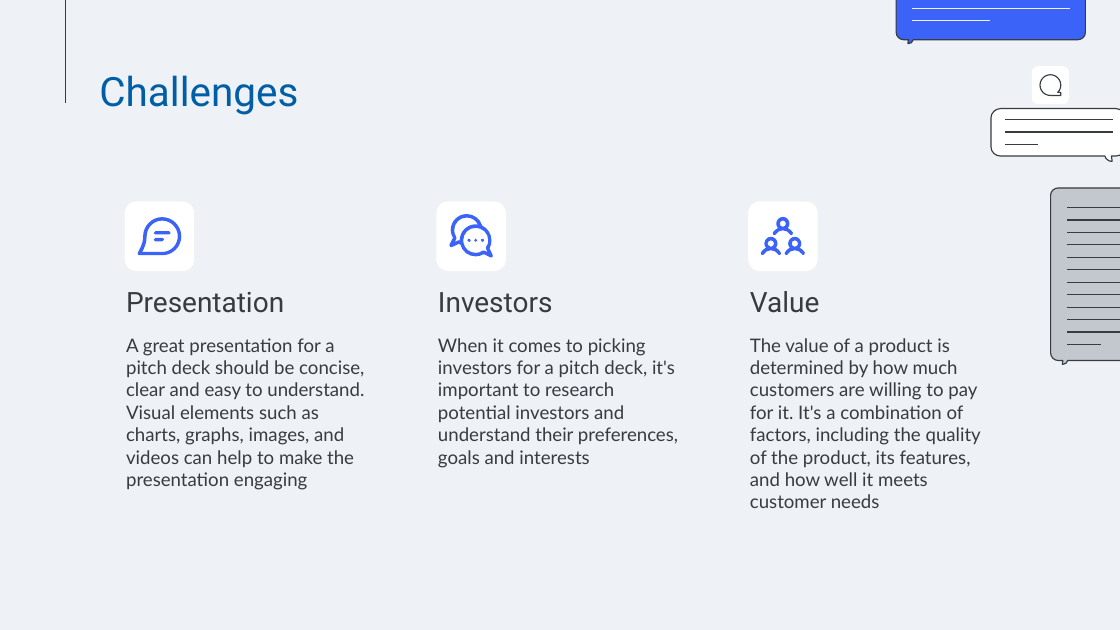
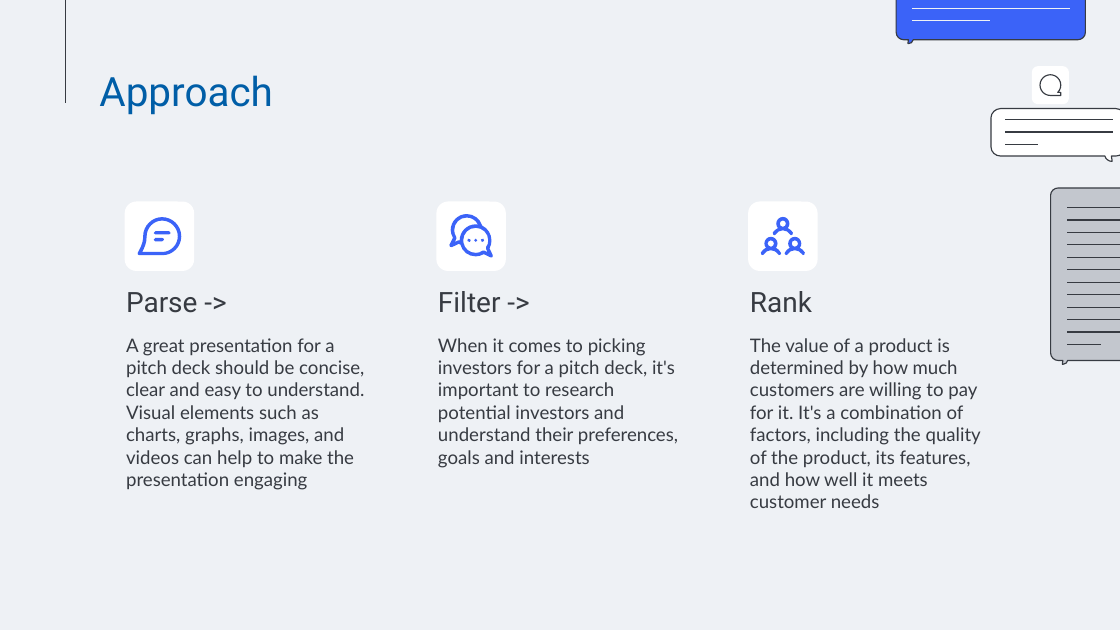
Before and after one commit to M4RKUS28/SmartStay24, a slide deck: slide 3 of Makeathon Check24 - Pitch.pptx. Drawn at 1120x630 pixels with LibreOffice and Linux fonts; fonts in the diff are those of the drawing. Boxes give left, top, right and bottom in pixels: in the first picture for what was removed or moved away, otherwise in the second. Text is boxed around its words. In the diff, an @@ line names an element or a change of style, - is before the commit and + after.

Commit message:
Pitch

```diff
--- a/Makeathon Check24 - Pitch.pptx
+++ b/Makeathon Check24 - Pitch.pptx
@@ title at box(99, 75, 273, 115): text changed @@
-Challenges
+Approach
@@ subtitle at box(126, 292, 197, 313): text changed @@
-Presentation
+Parse ->
@@ subtitle at box(438, 291, 500, 313): text changed @@
-Investors
+Filter ->
@@ subtitle at box(750, 291, 812, 313): text changed @@
-Value
+Rank
```
Also in this commit, not shown: 1 other slide changed.
